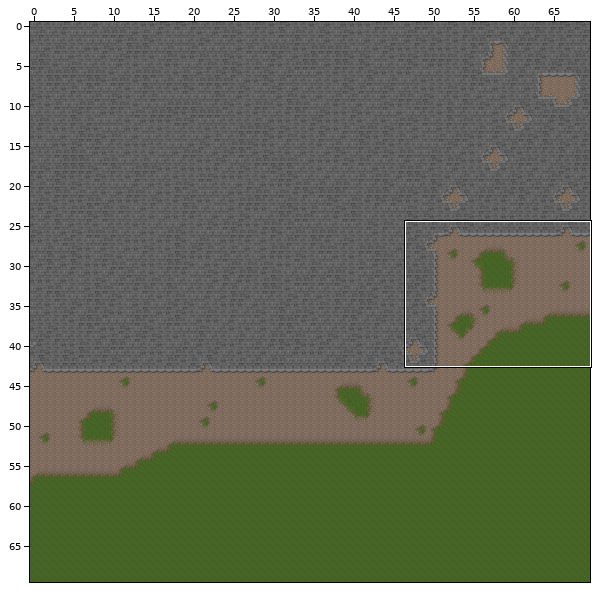
A Tiled map gets an edit: resources/level1.tmx. Above, an overview of the earlier version with the close-up marked.
Close-up. Earlier state:
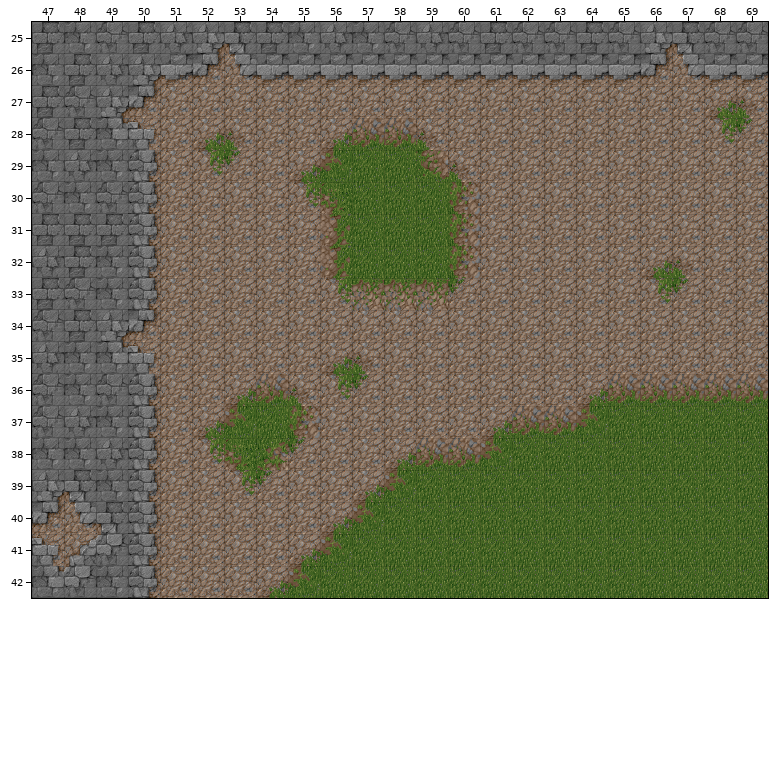
Cells are 40x40 px. Shown: x 47..69, y 25..42. The commit also changed other parts of the map, which this record leaves out.
And afterwards:
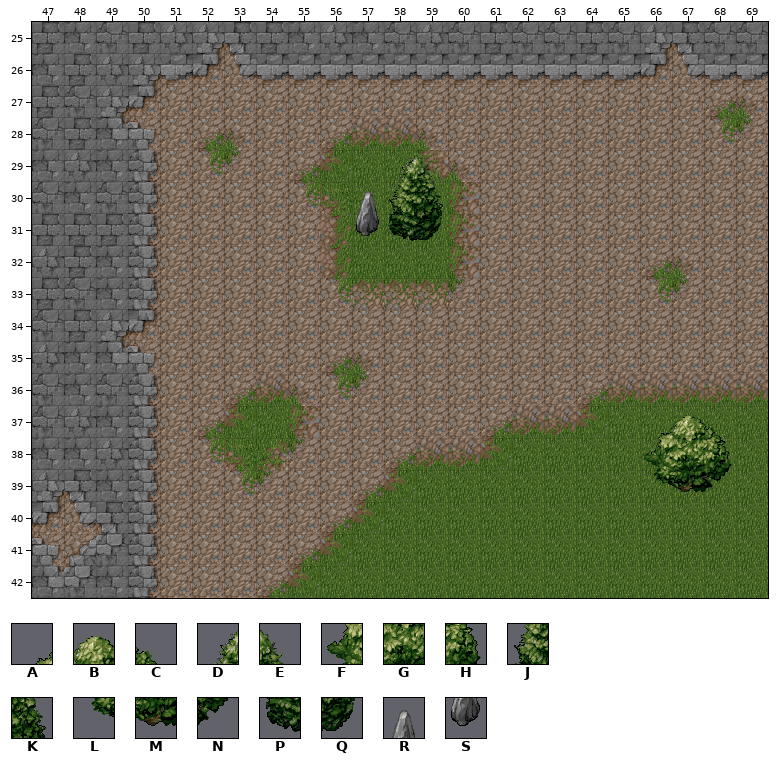
Key: from "level1": A 0, B 1, C 2, D 3, E 4, F 14, G 15, H 16, J 17, K 18, L 28, M 29, N 30, P 31, Q 32, R 54, S 68.
_ is an empty cell.
Tiles of an added or newly shown layer are drawn over the layers below it.
Edits made:
Layer "wallsAndObjects" (added):
y 29: x 58..59 __ -> DE
y 30: x 57..59 ___ -> RJK
y 31: x 57..59 ___ -> SPQ
y 37: x 66..68 ___ -> ABC
y 38: x 66..68 ___ -> FGH
y 39: x 66..68 ___ -> LMN
Pixel boxes of the changes (left, top, right, bottom) in both close-ups:
added: (356, 155, 443, 241)
added: (644, 415, 732, 492)
